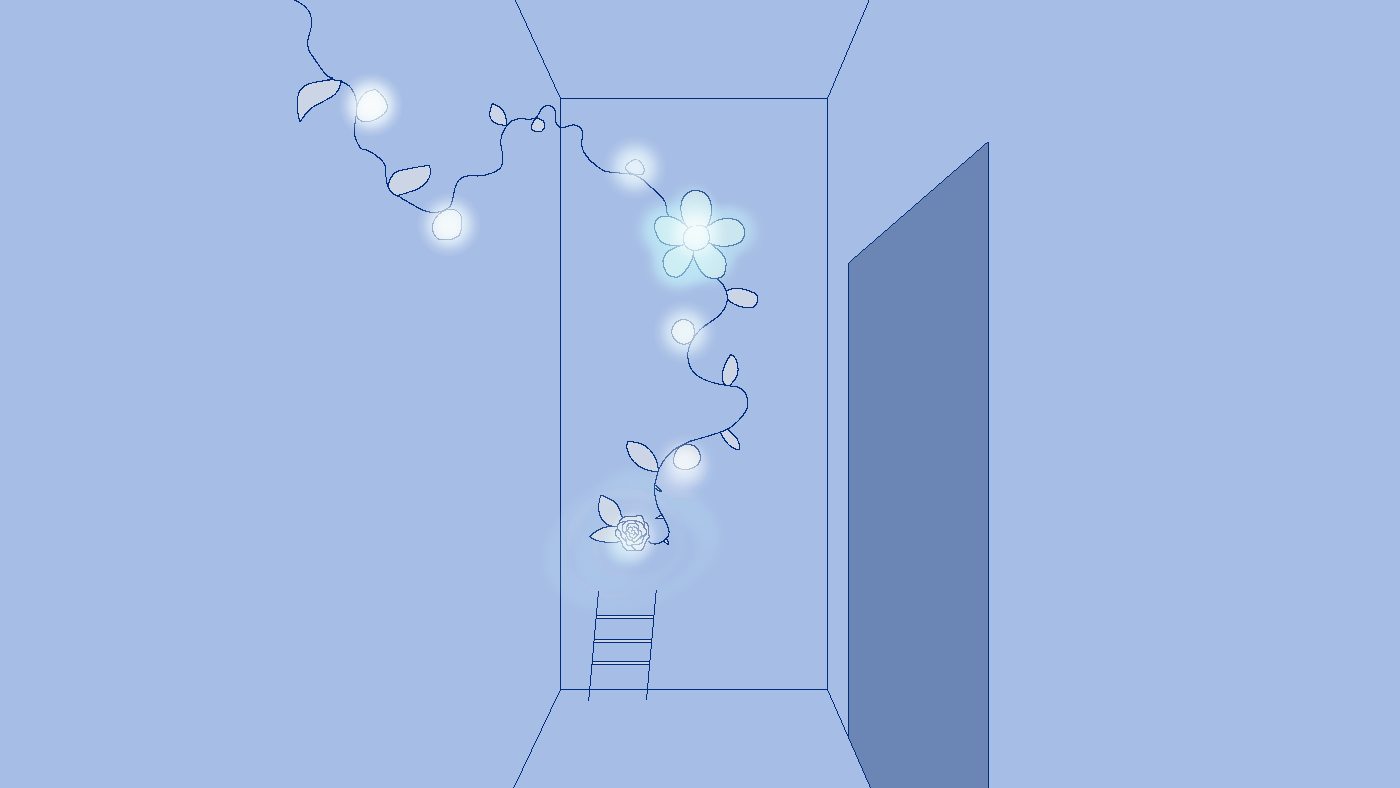
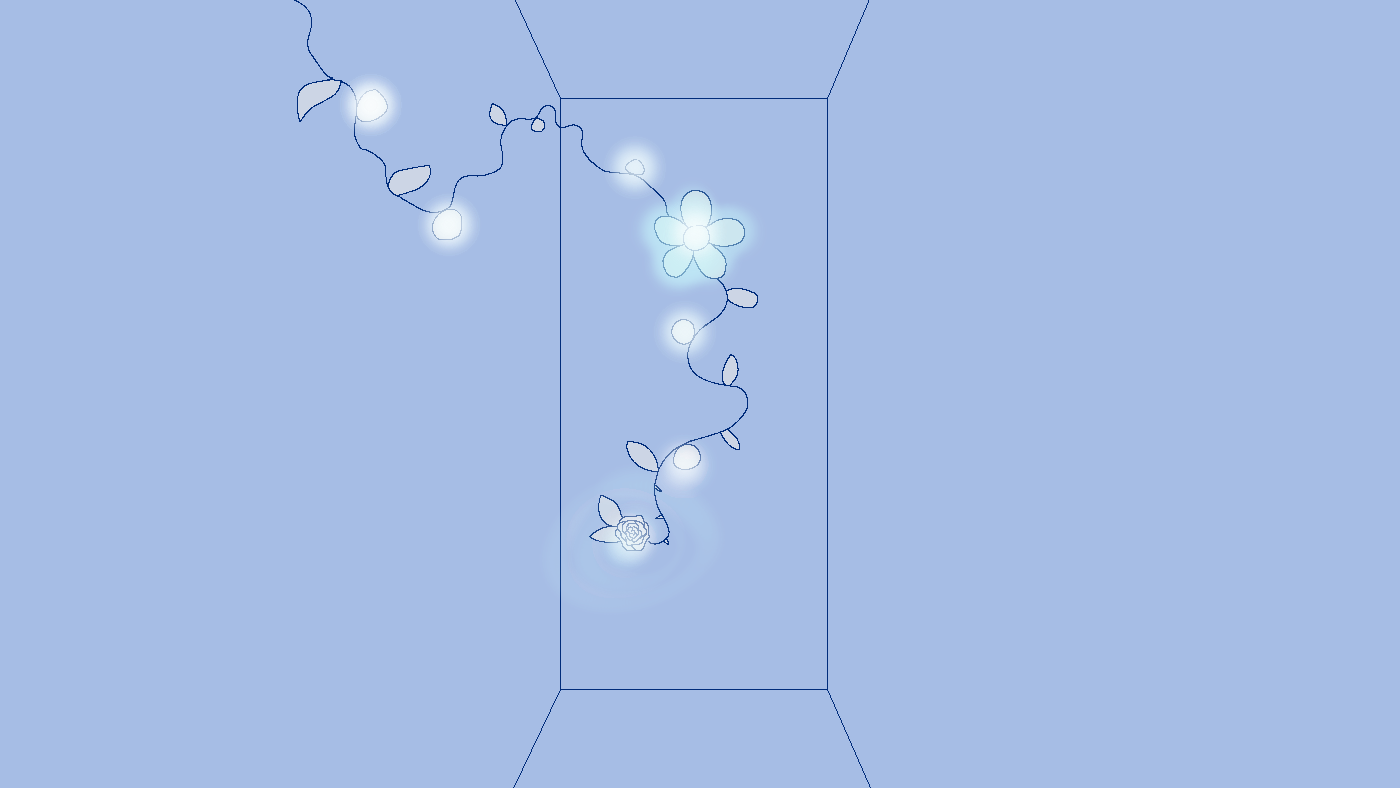
Comparing the layer stacks of the two 1400 × 788 images. Changes:
hid "Copy of Paint Layer 3" over [848, 142, 989, 788]
hid "Paint Layer 3" over [848, 142, 989, 788]
hid "Paint Layer 2" over [588, 590, 657, 701]